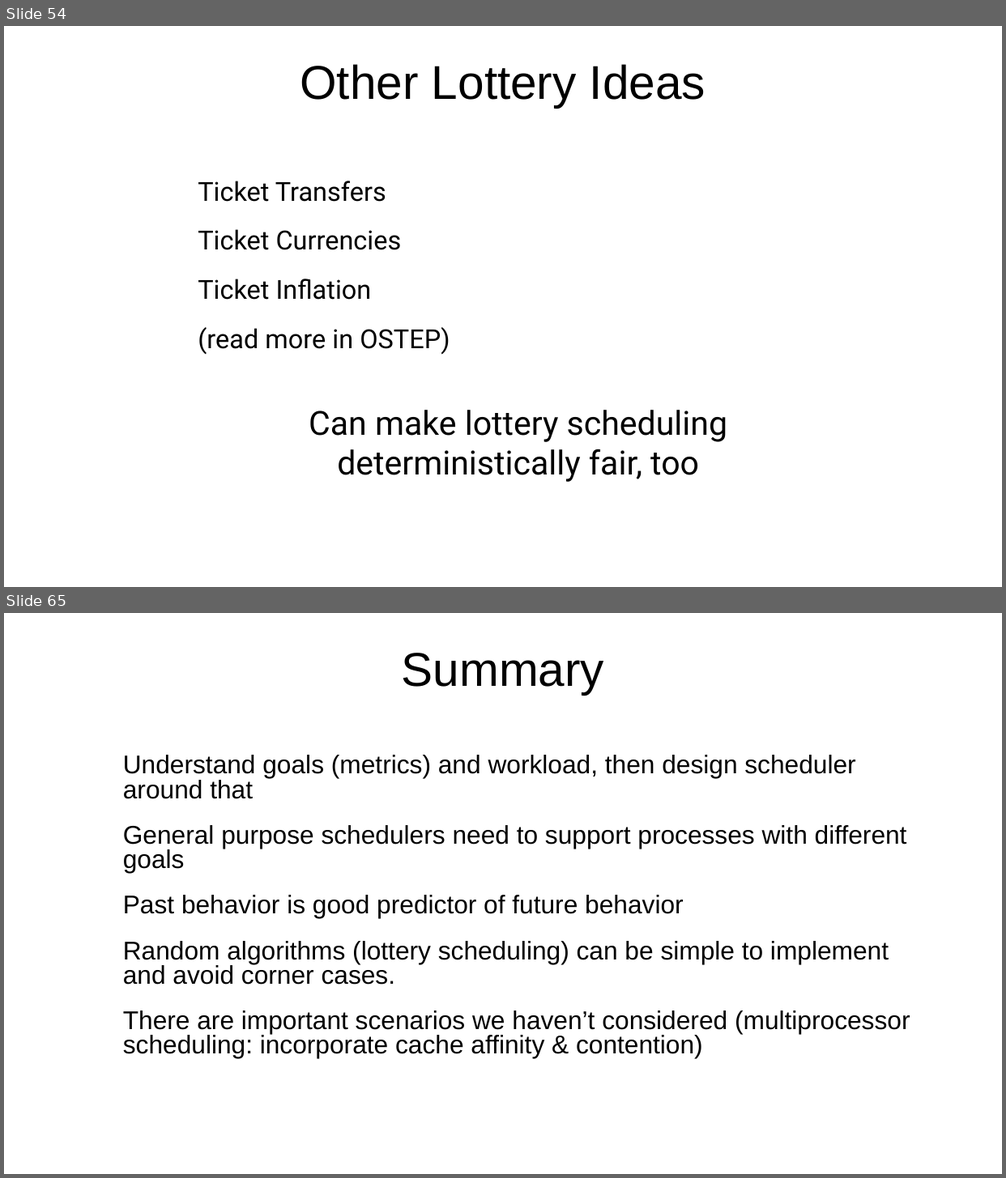
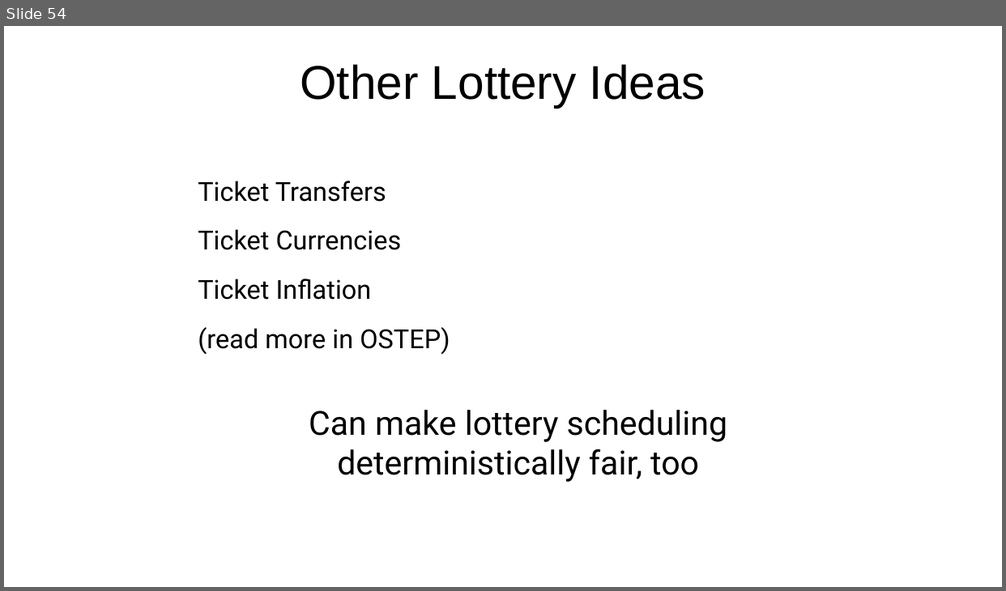
Before and after one commit to ngsrinivas/coursegen, a slide deck: ex/416-F23/staging/416-F23/lectures/03-scheduling.pptx. Shown one above the other, each under a label of ours: slides 54 and 65 before the commit, slide 54 after it; the slides between them are not shown. The pictures are 1006x1178 and 1006x591 pixels, drawn with LibreOffice and Linux fonts; fonts in the diff are those of the drawing. Boxes give left, top, right and bottom in pixels: in the first picture for what was removed or moved away, otherwise in the second. Text is boxed around its words. In the diff, an @@ line names an element or a change of style, - is before the commit and + after.

```diff
--- a/ex/416-F23/staging/416-F23/lectures/03-scheduling.pptx
+++ b/ex/416-F23/staging/416-F23/lectures/03-scheduling.pptx
@@ slide 65 removed at [4,613,1002,1174], background #FFFFFF @@
@@ title removed at [402,653,604,694] @@
-Summary
@@ text removed at [123,755,910,1059] @@
-Understand goals (metrics) and workload, then design scheduler around that
-General purpose schedulers need to support processes with different goals
-Past behavior is good predictor of future behavior
-Random algorithms (lottery scheduling) can be simple to implement and avoid corner cases.
-There are important scenarios we haven’t considered (multiprocessor scheduling: incorporate cache affinity & contention)
```
Also in this commit, not shown: 10 other slides removed, 6 other files.
